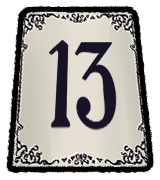
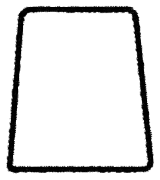
Before/after of a w=160, h=180 layered artwork. What changed in the layer stack:
hid "4 -13.png", painted on it over bbox(10, 8, 151, 171)
